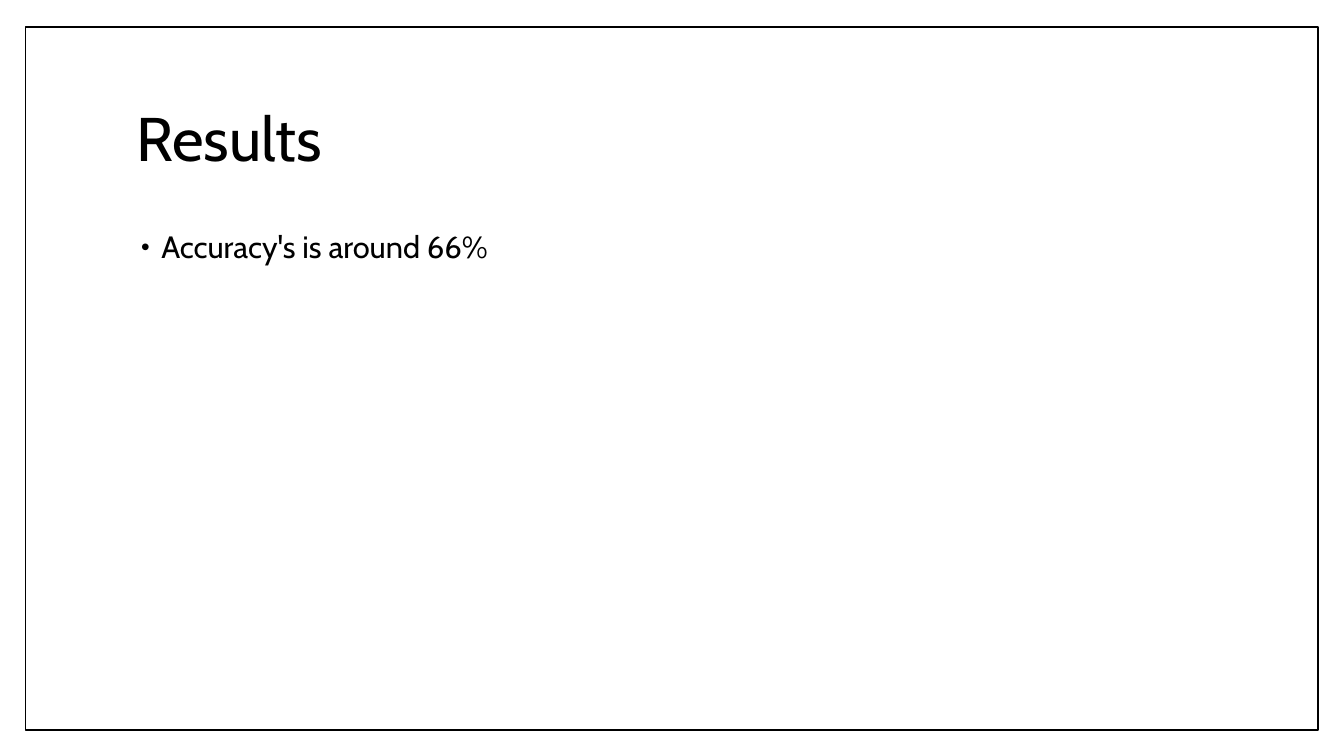
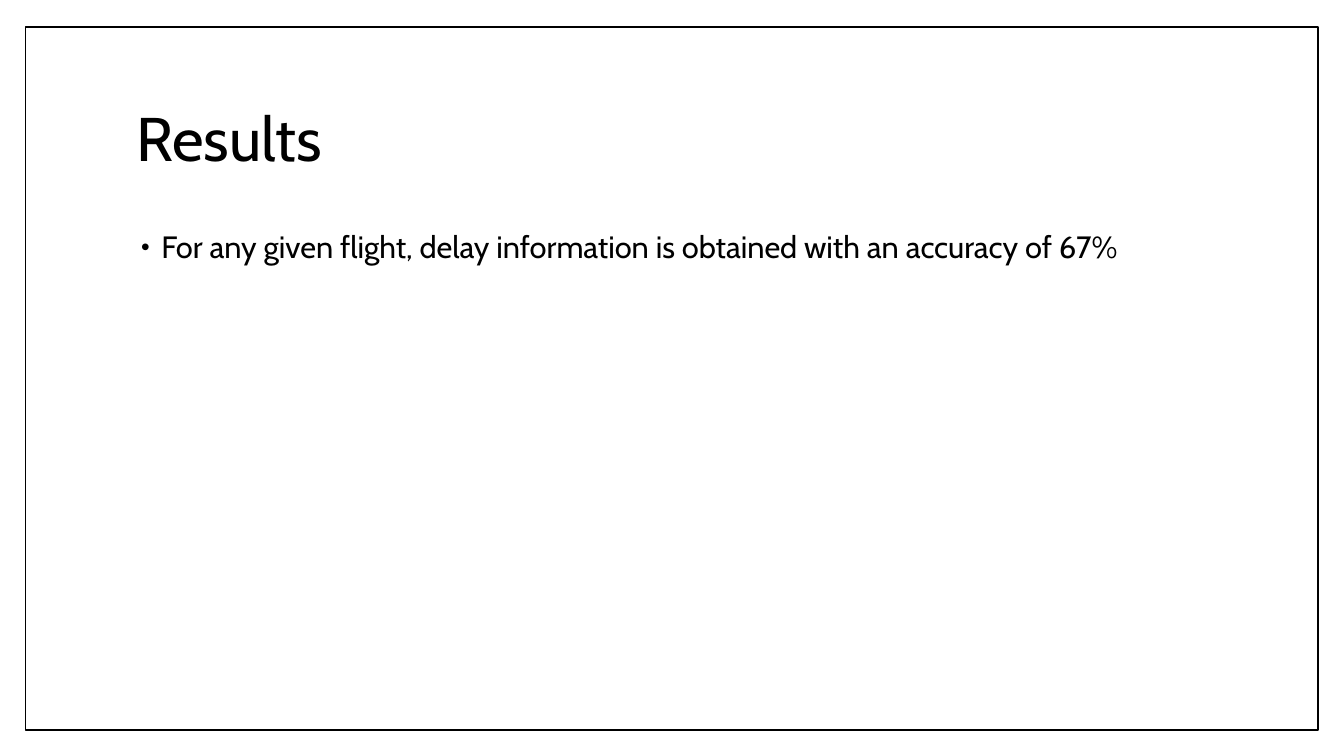
Before and after one commit to RoAjinkya/FlightDelay, a slide deck: slide 16 of docs/Final Presentation_FlightDelay.pptx. Drawn at 1344x756 pixels with LibreOffice and Linux fonts; fonts in the diff are those of the drawing. Boxes give left, top, right and bottom in pixels: in the first picture for what was removed or moved away, otherwise in the second. Text is boxed around its words. In the diff, an @@ line names an element or a change of style, - is before the commit and + after.

```diff
--- a/docs/Final Presentation_FlightDelay.pptx
+++ b/docs/Final Presentation_FlightDelay.pptx
@@ text at (x1=161, y1=235, x2=1118, y2=265): text changed @@
-• Accuracy's is around 66%
+• For any given flight, delay information is obtained with an accuracy of 67%
```
Also in this commit, not shown: 5 other slides changed.
